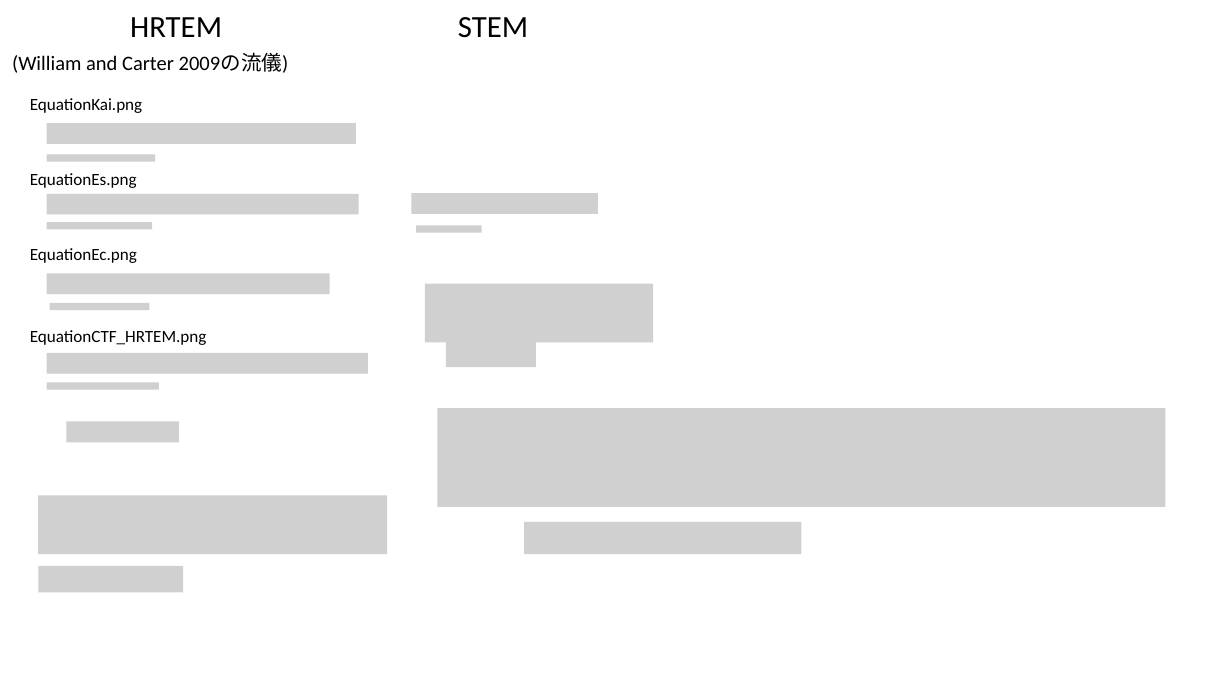
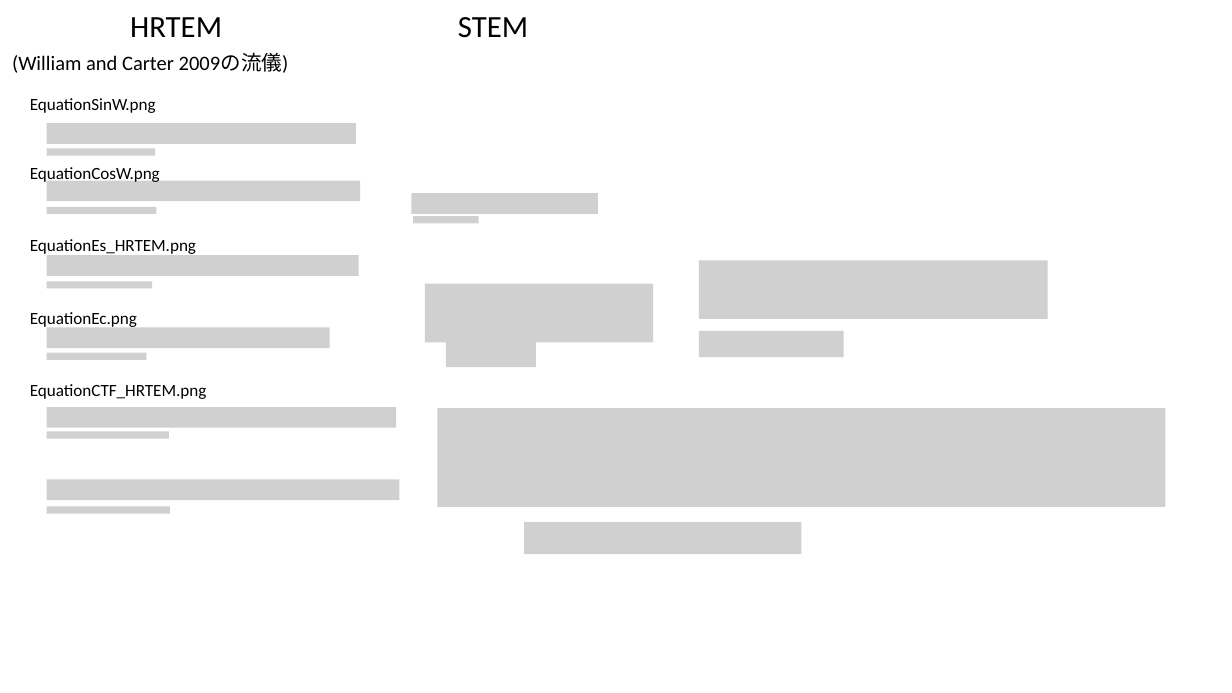
Before and after one commit to seto77/ReciPro, a slide deck: slide 2 of ReciPro/image/Equations.pptx. Drawn at 1232x693 pixels with LibreOffice and Linux fonts; fonts in the diff are those of the drawing; grey boxes stand for pictures. Boxes give left, top, right and bottom in pixels: in the first picture for what was removed or moved away, otherwise in the second. Text is boxed around its words. In the diff, an @@ line names an element or a change of style, - is before the commit and + after.

```diff
--- a/ReciPro/image/Equations.pptx
+++ b/ReciPro/image/Equations.pptx
@@ text at (30,98,156,113): text changed @@
-EquationKai.png
+EquationSinW.png
@@ picture added at (47,148,155,155) @@
@@ text added at (30,167,160,182), 10 pt, text #000000 @@
+EquationCosW.png
@@ picture removed at (47,154,155,161) @@
@@ picture removed at (47,193,359,214) @@
@@ picture added at (47,181,361,202) @@
@@ picture added at (47,207,156,214) @@
@@ text at (30,239,196,257): text changed @@
-EquationEs.png
+EquationEs_HRTEM.png
@@ picture removed at (47,222,153,229) @@
@@ picture added at (413,216,478,223) @@
@@ picture removed at (416,225,482,233) @@
@@ picture added at (47,255,359,276) @@
@@ picture added at (699,260,1047,319) @@
@@ picture removed at (47,274,330,294) @@
@@ picture added at (47,281,153,288) @@
@@ text "EquationEc.png": place and size @@
-text "EquationEc.png" at (30,248,137,263)
+text "EquationEc.png" at (30,312,137,329)
@@ picture added at (47,328,330,349) @@
@@ picture removed at (49,303,149,310) @@
@@ picture removed at (47,352,368,373) @@
@@ picture added at (47,352,147,360) @@
@@ picture added at (699,331,844,357) @@
@@ text "EquationCTF_HRTEM.png": place and size @@
-text "EquationCTF_HRTEM.png" at (30,330,206,345)
+text "EquationCTF_HRTEM.png" at (30,384,206,399)
@@ picture removed at (47,382,159,389) @@
@@ picture added at (47,407,397,428) @@
@@ picture added at (47,431,169,439) @@
@@ picture removed at (67,421,179,442) @@
@@ picture added at (47,479,399,500) @@
@@ picture removed at (38,495,387,554) @@
@@ picture added at (47,506,170,514) @@
@@ picture removed at (38,565,184,591) @@
```
Also in this commit, not shown: 17 other files.
